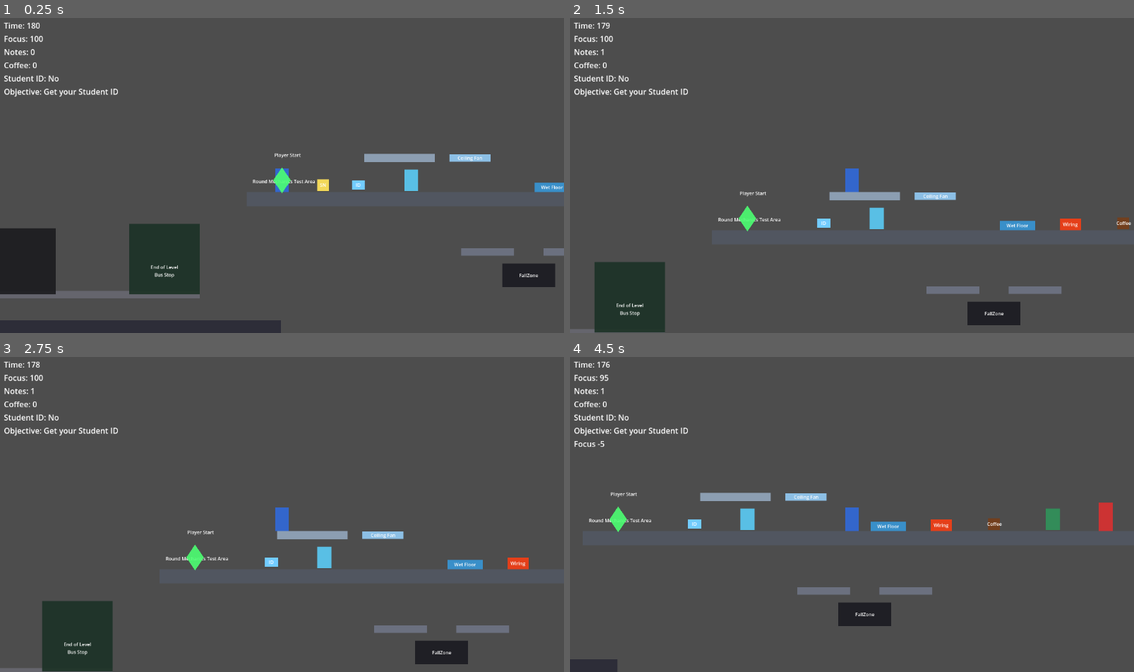
Above: before the commit, frames 1-4 (two rows, left to right).
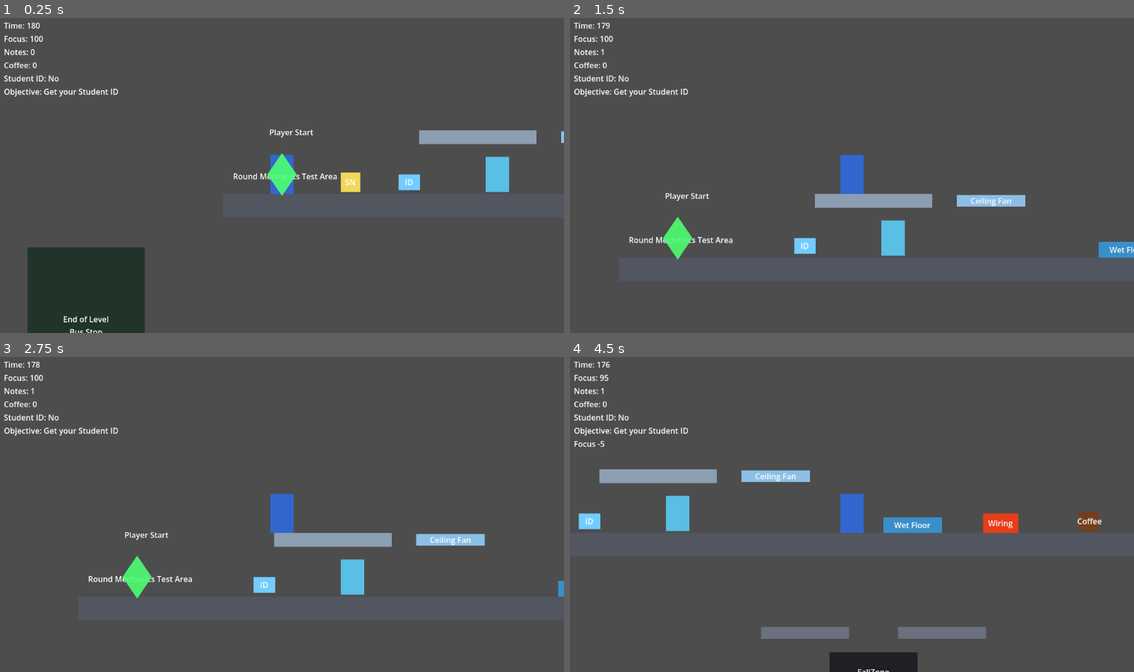
Above: after the commit, the same moments.

Repository: kenzitjandra/late-to-finals
Game: Godot game, scene res://scenes/main/Main.tscn
The game is run twice, just before and just after one commit, with the same random seed, the same clock (stepped at 60 frames per second) and the same inputs.
Inputs:
- Up to frame 1 (0.25 s): no input
- Up to frame 2 (1.5 s): tap Enter at 0.5 s; hold D (move_right) from 0.53 s (still down); tap E (interact) at 0.6, 1.35 s; tap W (jump) at 0.77 s
- Up to frame 3 (2.75 s): tap W (jump) at 1.52 s; release D (move_right) at 2.03 s; hold A (move_left) from 2.03 s (still down); tap E (interact) at 2.1 s
- Up to frame 4 (4.5 s): release A (move_left) at 2.78 s; hold D (move_right) 2.78-4.28 s; tap E (interact) at 2.85, 3.6, 4.35 s; tap W (jump) at 3.02, 3.77 s; hold A (move_left) from 4.28 s (still down)

The runs differ from the first frame. In frame 1, 13% of the frame differs, in the area x 0-100%, y 35-100%; in frame 2, 8.1%; in frame 3, 7.8%; in frame 4, 8.6%.

Commit message:
fix camera
Camera now always follow player

Diff:
--- a/scenes/player/Player.tscn
+++ b/scenes/player/Player.tscn
@@ -1,35 +1,19 @@
-[gd_scene load_steps=3 format=3]
+[gd_scene format=3 uid="uid://cc26slhbeq7cu"]
 
-[ext_resource type="Script" path="res://scripts/player/player_controller.gd" id="1_player"]
+[ext_resource type="Script" uid="uid://csl5rtoagnjc6" path="res://scripts/player/player_controller.gd" id="1_player"]
 
 [sub_resource type="RectangleShape2D" id="player_collision"]
 size = Vector2(48, 80)
 
-[node name="Player" type="CharacterBody2D"]
+[node name="Player" type="CharacterBody2D" unique_id=551579220]
 collision_layer = 2
-collision_mask = 1
 script = ExtResource("1_player")
 
-[node name="CollisionShape2D" type="CollisionShape2D" parent="."]
-position = Vector2(0, 0)
+[node name="CollisionShape2D" type="CollisionShape2D" parent="." unique_id=1228290999]
 shape = SubResource("player_collision")
 
-[node name="Polygon2D" type="Polygon2D" parent="."]
-position = Vector2(0, 0)
+[node name="Polygon2D" type="Polygon2D" parent="." unique_id=558557568]
+color = Color(0.2, 0.4, 0.8, 1)
 polygon = PackedVector2Array(-24, -40, 24, -40, 24, 40, -24, 40)
-color = Color(0.2, 0.4, 0.8, 1)
 
-[node name="Camera2D" type="Camera2D" parent="."]
-position = Vector2(0, -20)
-enabled = false
-zoom = Vector2(0.6, 0.6)
-drag_bottom_margin = 0.2
-drag_top_margin = 0.2
-drag_left_margin = 0.4
-drag_right_margin = 0.4
-position_smoothing_enabled = false
-limit_smoothed = true
-limit_left = 0
-limit_right = 4300
-limit_top = 0
-limit_bottom = 1400
+[node name="Camera2D" type="Camera2D" parent="." unique_id=732541532]
